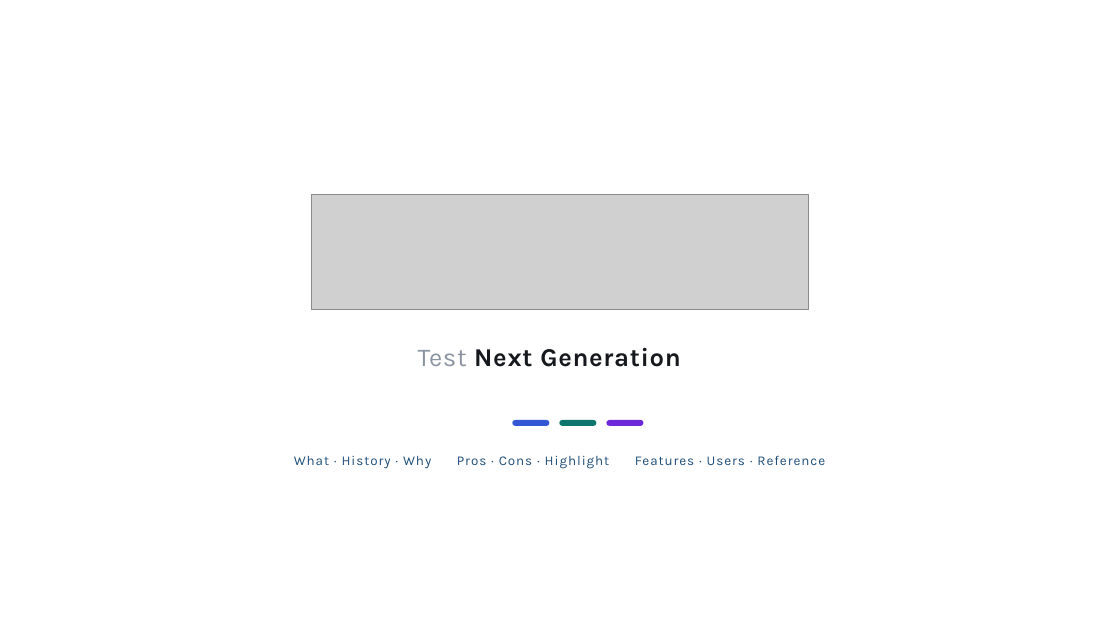
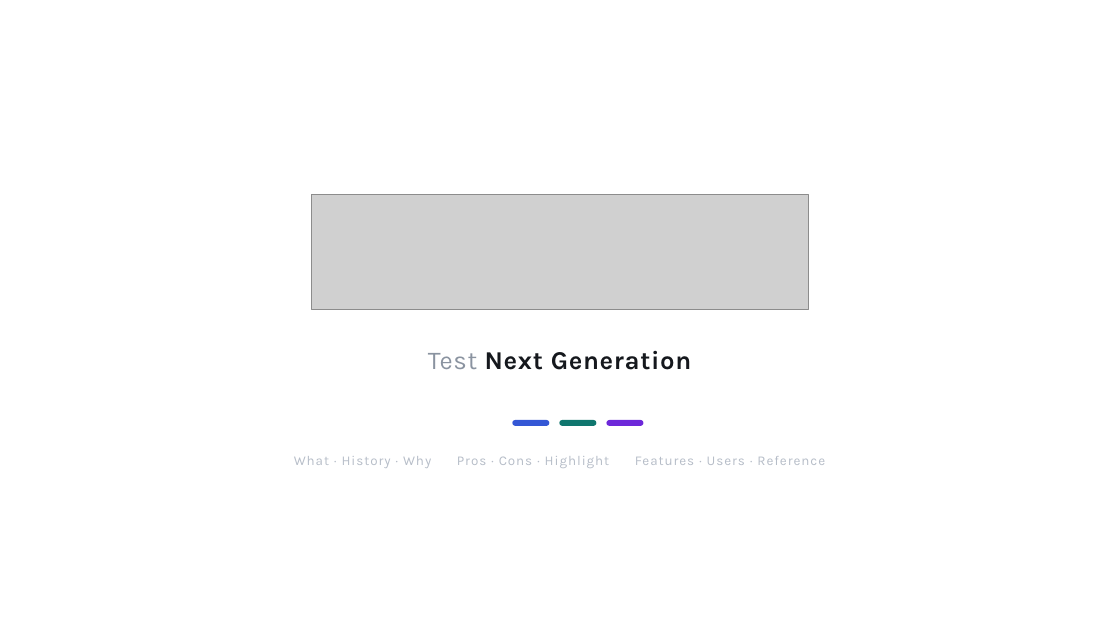
Before and after one commit to facingshootingstar/SWT-TestNG, a slide deck: slide 1 of TestNG.pptx. Drawn at 1120x630 pixels with LibreOffice and Linux fonts; fonts in the diff are those of the drawing; grey boxes stand for pictures. Boxes give left, top, right and bottom in pixels: in the first picture for what was removed or moved away, otherwise in the second. Text is boxed around its words. In the diff, an @@ line names an element or a change of style, - is before the commit and + after.

Commit message:
Add architecture modules and Data/Control pro slides
Rewrite the architecture slide as five named modules and
add deep-dives for Data and Control so all four pros
get a slide. Deck is now 22 slides.

```diff
--- a/TestNG.pptx
+++ b/TestNG.pptx
@@ text "Test Next Generation": place and size @@
-text "Test Next Generation" at [418, 347, 681, 367]
+text "Test Next Generation" at [428, 351, 692, 370]
@@ text "What · History · Why ..." at [294, 456, 825, 468]: text colour #1F4E79 to #B6BDC8 @@
```
Also in this commit, not shown: 14 other slides changed, 3 slides added, 1 slide removed, 6 other files.
